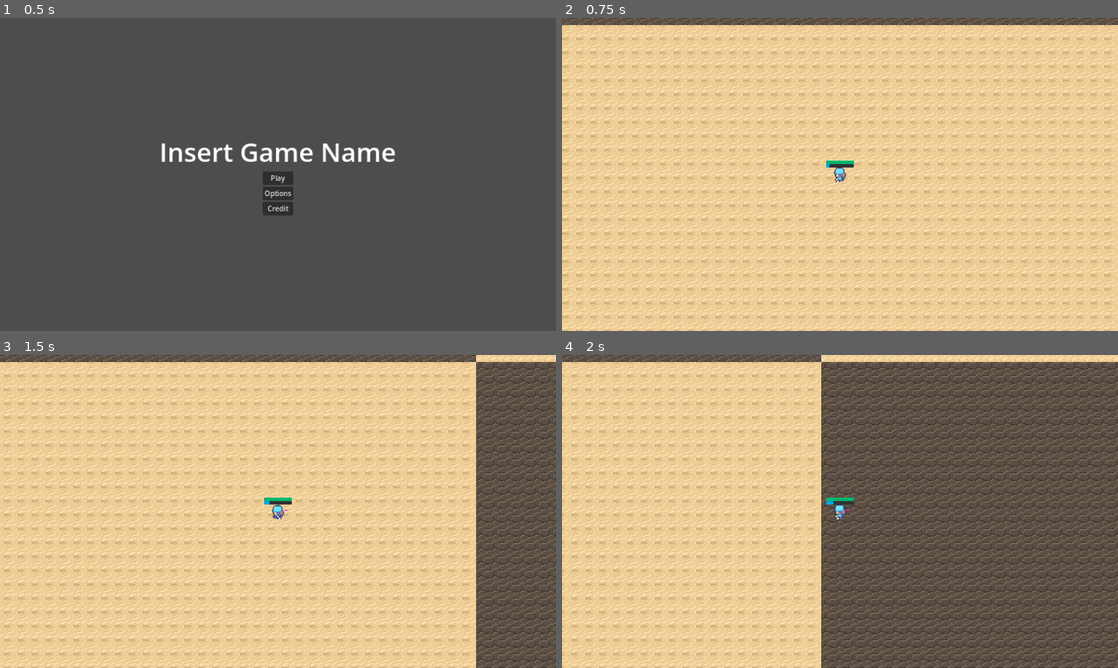
Above: before the commit, frames 1-4 (two rows, left to right).
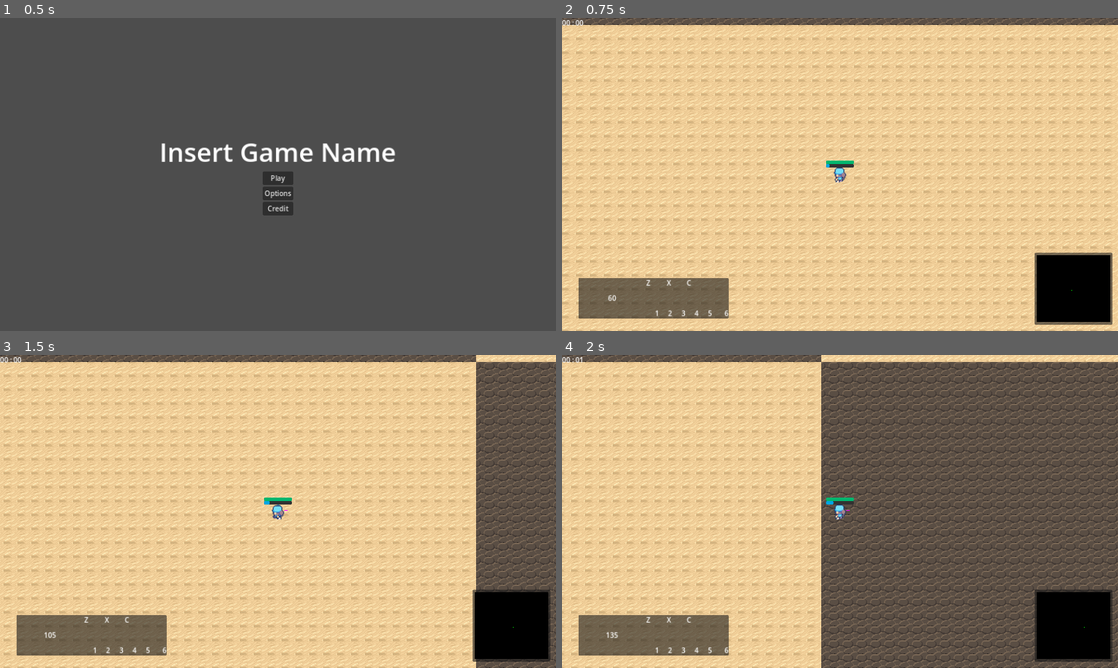
Above: after the commit, the same moments.

Repository: GDTV-Game-Jam-2024/GDTV
Game: Godot game, scene res://Scenes/main_menu.tscn
The game is run twice, just before and just after one commit, with the same random seed, the same clock (stepped at 60 frames per second) and the same inputs. The engine's default icon, where the game draws it, is replaced by a stand-in: a white triangle on a blue panel in a dark square.
Inputs (mouse positions are in pixels of both pictures, inside the frame that each line leads up to):
- Up to frame 1 (0.5 s): no input
- Up to frame 2 (0.75 s): click "Play" at 0.5 s
- Up to frame 3 (1.5 s): tap Enter at 1.25 s; move the mouse to (400, 495) at 1.27 s; hold Right (ui_right) from 1.28 s (still down); hold Mouse wheel down (scrollDOWN) from 1.28 s (still down)
- Up to frame 4 (2 s): keep holding Right (ui_right); keep holding Mouse wheel down (scrollDOWN)

Frame 1 is identical in both runs. In frame 2, 6.8% of the frame differs, in the area x 0-99%, y 0-98%; in frame 3, 6.7%; in frame 4, 6.7%.

Commit message:
UI part1
Made UI. Uploading without assets for now.

Diff:
--- /dev/null
+++ b/GameUITheme.tres
@@ -0,0 +1,7 @@
+[gd_resource type="Theme" format=3 uid="uid://cfmbgaapgrf6l"]
+
+[resource]
+MarginContainer/constants/margin_bottom = 5
+MarginContainer/constants/margin_left = 5
+MarginContainer/constants/margin_right = 5
+MarginContainer/constants/margin_top = 5
--- /dev/null
+++ b/Scenes/UI.tscn
@@ -0,0 +1,246 @@
+[gd_scene load_steps=3 format=3 uid="uid://duj4gsap5y34k"]
+
+[ext_resource type="Script" path="res://Scripts/UI.gd" id="1_cpoei"]
+[ext_resource type="Theme" uid="uid://cfmbgaapgrf6l" path="res://GameUITheme.tres" id="2_ji0e0"]
+
+[node name="UI" type="CanvasLayer"]
+script = ExtResource("1_cpoei")
+
+[node name="Control" type="Control" parent="."]
+layout_mode = 3
+anchors_preset = 15
+anchor_right = 1.0
+anchor_bottom = 1.0
+grow_horizontal = 2
+grow_vertical = 2
+mouse_filter = 2
+theme = ExtResource("2_ji0e0")
+
+[node name="Timer" type="Label" parent="Control"]
+layout_mode = 0
+offset_right = 40.0
+offset_bottom = 23.0
+text = "00:00"
+
+[node name="Minimap" type="PanelContainer" parent="Control"]
+layout_mode = 1
+anchors_preset = -1
+anchor_left = 0.85
+anchor_top = 0.75
+anchor_right = 0.99
+anchor_bottom = 0.98
+mouse_filter = 2
+
+[node name="MarginContainer" type="MarginContainer" parent="Control/Minimap"]
+layout_mode = 2
+mouse_filter = 2
+
+[node name="Map" type="ColorRect" parent="Control/Minimap/MarginContainer"]
+layout_mode = 2
+mouse_filter = 2
+color = Color(0, 0, 0, 1)
+
+[node name="WeaponBar" type="Control" parent="Control"]
+layout_mode = 1
+anchor_left = 0.03
+anchor_top = 0.83
+anchor_right = 0.3
+anchor_bottom = 0.96
+mouse_filter = 2
+
+[node name="PanelContainer" type="PanelContainer" parent="Control/WeaponBar"]
+layout_mode = 1
+anchors_preset = 15
+anchor_right = 1.0
+anchor_bottom = 1.0
+grow_horizontal = 2
+grow_vertical = 2
+
+[node name="Mana" type="TextureRect" parent="Control/WeaponBar"]
+layout_mode = 1
+anchors_preset = -1
+anchor_right = 0.45
+anchor_bottom = 1.0
+
+[node name="ManaText" type="Label" parent="Control/WeaponBar/Mana"]
+layout_mode = 1
+anchors_preset = 15
+anchor_right = 1.0
+anchor_bottom = 1.0
+grow_horizontal = 2
+grow_vertical = 2
+text = "200"
+horizontal_alignment = 1
+vertical_alignment = 1
+
+[node name="Weapons" type="TextureRect" parent="Control/WeaponBar"]
+layout_mode = 1
+anchors_preset = -1
+anchor_left = 0.45
+anchor_top = 0.5
+anchor_right = 1.0
+anchor_bottom = 1.0
+
+[node name="Weapon1" type="TextureRect" parent="Control/WeaponBar/Weapons"]
+layout_mode = 1
+anchors_preset = -1
+anchor_right = 0.16
+anchor_bottom = 1.0
+grow_horizontal = 2
+grow_vertical = 2
+
+[node name="Label" type="Label" parent="Control/WeaponBar/Weapons/Weapon1"]
+layout_mode = 1
+anchors_preset = 15
+anchor_right = 1.0
+anchor_bottom = 1.0
+grow_horizontal = 2
+grow_vertical = 2
+text = "1"
+horizontal_alignment = 2
+vertical_alignment = 2
+
+[node name="Weapon2" type="TextureRect" parent="Control/WeaponBar/Weapons"]
+layout_mode = 1
+anchors_preset = -1
+anchor_left = 0.16
+anchor_right = 0.32
+anchor_bottom = 1.0
+grow_horizontal = 2
+grow_vertical = 2
+
+[node name="Label" type="Label" parent="Control/WeaponBar/Weapons/Weapon2"]
+layout_mode = 1
+anchors_preset = 15
+anchor_right = 1.0
+anchor_bottom = 1.0
+grow_horizontal = 2
+grow_vertical = 2
+text = "2"
+horizontal_alignment = 2
+vertical_alignment = 2
+
+[node name="Weapon3" type="TextureRect" parent="Control/WeaponBar/Weapons"]
+layout_mode = 1
+anchors_preset = -1
+anchor_left = 0.32
+anchor_right = 0.48
+anchor_bottom = 1.0
+grow_horizontal = 2
+grow_vertical = 2
+
+[node name="Label" type="Label" parent="Control/WeaponBar/Weapons/Weapon3"]
+layout_mode = 1
+anchors_preset = 15
+anchor_right = 1.0
+anchor_bottom = 1.0
+grow_horizontal = 2
+grow_vertical = 2
+text = "3"
+horizontal_alignment = 2
+vertical_alignment = 2
+
+[node name="Weapon4" type="TextureRect" parent="Control/WeaponBar/Weapons"]
+layout_mode = 1
+anchors_preset = -1
+anchor_left = 0.48
+anchor_right = 0.64
+anchor_bottom = 1.0
+grow_horizontal = 2
+grow_vertical = 2
+
+[node name="Label" type="Label" parent="Control/WeaponBar/Weapons/Weapon4"]
+layout_mode = 1
+anchors_preset = 15
+anchor_right = 1.0
+anchor_bottom = 1.0
+grow_horizontal = 2
+grow_vertical = 2
+text = "4"
+horizontal_alignment = 2
+vertical_alignment = 2
+
+[node name="Weapon5" type="TextureRect" parent="Control/WeaponBar/Weapons"]
+layout_mode = 1
+anchors_preset = -1
+anchor_left = 0.64
+anchor_right = 0.8
+anchor_bottom = 1.0
+grow_horizontal = 2
+grow_vertical = 2
+
+[node name="Label" type="Label" parent="Control/WeaponBar/Weapons/Weapon5"]
+layout_mode = 1
+anchors_preset = 15
+anchor_right = 1.0
+anchor_bottom = 1.0
+grow_horizontal = 2
+grow_vertical = 2
+text = "5"
+horizontal_alignment = 2
+vertical_alignment = 2
+
+[node name="Weapon6" type="TextureRect" parent="Control/WeaponBar/Weapons"]
+layout_mode = 1
+anchors_preset = -1
+anchor_left = 0.8
+anchor_right = 1.0
+anchor_bottom = 1.0
+grow_horizontal = 2
+grow_vertical = 2
+
+[node name="Label" type="Label" parent="Control/WeaponBar/Weapons/Weapon6"]
+layout_mode = 1
+anchors_preset = 15
+anchor_right = 1.0
+anchor_bottom = 1.0
+grow_horizontal = 2
+grow_vertical = 2
+text = "6"
+horizontal_alignment = 2
+vertical_alignment = 2
+
+[node name="Traps" type="TextureRect" parent="Control/WeaponBar"]
+layout_mode = 1
+anchors_preset = -1
+anchor_left = 0.45
+anchor_right = 0.85
+anchor_bottom = 0.5
+
+[node name="Trap1" type="TextureRect" parent="Control/WeaponBar/Traps"]
+layout_mode = 1
+anchors_preset = -1
+anchor_right = 0.34
+anchor_bottom = 1.0
+
+[node name="Label" type="Label" parent="Control/WeaponBar/Traps/Trap1"]
+layout_mode = 0
+offset_right = 40.0
+offset_bottom = 23.0
+text = "Z"
+
+[node name="Trap2" type="TextureRect" parent="Control/WeaponBar/Traps"]
+layout_mode = 1
+anchors_preset = -1
+anchor_left = 0.34
+anchor_right = 0.67
+anchor_bottom = 1.0
+
+[node name="Label" type="Label" parent="Control/WeaponBar/Traps/Trap2"]
+layout_mode = 0
+offset_right = 40.0
+offset_bottom = 23.0
+text = "X"
+
+[node name="Trap3" type="TextureRect" parent="Control/WeaponBar/Traps"]
+layout_mode = 1
+anchors_preset = -1
+anchor_left = 0.67
+anchor_right = 1.0
+anchor_bottom = 1.0
+
+[node name="Label" type="Label" parent="Control/WeaponBar/Traps/Trap3"]
+layout_mode = 0
+offset_right = 40.0
+offset_bottom = 23.0
+text = "C"
--- a/Scenes/game.gd
+++ b/Scenes/game.gd
@@ -6,9 +6,10 @@
 @export var isRunning : bool = true  # whether game is running or paused
 
 
-@onready var projectileManager : Node2D = $ProjectileManager
-@onready var creatureManager : Node2D = $CreatureManager
-@onready var player : CharacterBody2D = $player
+@onready var projectileManager : Node2D = $ProjectileManager as Node2D
+@onready var creatureManager : Node2D = $CreatureManager as Node2D
+@onready var player : CharacterBody2D = $player as CharacterBody2D
+@onready var ui : UI = $UI as UI
 
 var spawner : PackedScene = load("res://Scenes/spawn_portal.tscn")
 var currentMana : int = 0
@@ -20,6 +21,8 @@
 	player.connect("projectile_shot", _on_projectile_shot)
 	player.connect("mana_changed", _on_mana_changed)
 	player.connect("no_mana", _on_no_mana)
+	ui.set_minimap_dimension(24, 13.5)
+	ui.add_unit_to_minimap(player, UI.ENTITIES.PLAYER)
 
 
 # Called every frame. 'delta' is the elapsed time since the previous frame.
@@ -56,6 +59,7 @@
 
 func _on_enemy_created(enemy : NPC) -> void:
 	creatureManager.add_child(enemy)
+	ui.add_unit_to_minimap(enemy, ui.ENTITIES.ENEMY)
 	enemy.connect("projectile_shot", _on_npc_projectile_shot)
 
 
@@ -70,7 +74,9 @@
 
 
 func _on_mana_changed(newMana : int) -> void:
-	currentMana = newMana # Change mana in ui
+	currentMana = newMana
+	# Change mana in ui
+	ui.set_mana(newMana)
 
 
 func _on_no_mana() -> void:
--- a/Scenes/game.tscn
+++ b/Scenes/game.tscn
@@ -1,8 +1,9 @@
-[gd_scene load_steps=7 format=3 uid="uid://dlrbxtqn0y3jm"]
+[gd_scene load_steps=8 format=3 uid="uid://dlrbxtqn0y3jm"]
 
 [ext_resource type="Script" path="res://Scenes/game.gd" id="1_3w7sm"]
 [ext_resource type="PackedScene" uid="uid://cek5sqgdxjiga" path="res://Scenes/player.tscn" id="2_ul243"]
 [ext_resource type="Texture2D" uid="uid://c53h581wb5u0x" path="res://Sprites/Desert Tileset.png" id="3_apitf"]
+[ext_resource type="PackedScene" uid="uid://duj4gsap5y34k" path="res://Scenes/UI.tscn" id="4_5qynv"]
 
 [sub_resource type="TileSetAtlasSource" id="TileSetAtlasSource_6ff2i"]
 texture = ExtResource("3_apitf")
@@ -375,3 +376,5 @@
 [node name="ProjectileManager" type="Node2D" parent="."]
 
 [node name="CreatureManager" type="Node2D" parent="."]
+
+[node name="UI" parent="." instance=ExtResource("4_5qynv")]
--- /dev/null
+++ b/Scripts/UI.gd
@@ -0,0 +1,64 @@
+class_name UI
+extends CanvasLayer
+
+@onready var minimap : ColorRect = $Control/Minimap/MarginContainer/Map as ColorRect
+@onready var manaText : Label = $Control/WeaponBar/Mana/ManaText as Label
+@onready var weapon1 : TextureRect = $Control/WeaponBar/Weapons/Weapon1 as TextureRect
+@onready var weapon2 : TextureRect = $Control/WeaponBar/Weapons/Weapon1 as TextureRect
+@onready var weapon3 : TextureRect = $Control/WeaponBar/Weapons/Weapon1 as TextureRect
+@onready var weapon4 : TextureRect = $Control/WeaponBar/Weapons/Weapon1 as TextureRect
+@onready var weapon5 : TextureRect = $Control/WeaponBar/Weapons/Weapon1 as TextureRect
+@onready var weapon6 : TextureRect = $Control/WeaponBar/Weapons/Weapon1 as TextureRect
+@onready var timeLabel : Label = $Control/Timer as Label
+
+var time : float = 0
+var minutes : int = 0
+var seconds : int = 0
+var minimapSize : Vector2 = Vector2(1.0, 1.0)
+var minimapUnits : Dictionary = {}
+enum ENTITIES {PLAYER, ENEMY, PICKUP, SPAWNER}
+
+
+func _physics_process(delta : float):
+	time += delta
+	minutes = fmod(time, 3600) / 60
+	seconds = fmod(time, 60)
+	timeLabel.text = "%02d : %02d" % [minutes, seconds]
+
+
+func _process(delta : float) -> void:
+	for unit in minimapUnits:
+		var markerPosition : Vector2 = unit.position * minimapSize
+		minimapUnits[unit].position = markerPosition
+
+
+func set_mana(value : int) -> void:
+	manaText.text = str(value)
+
+
+func set_minimap_dimension(valueX : float, valueY : float) -> void:
+	var x : float = 1.0 / valueX
+	var y : float = 1.0 / valueY
+	minimapSize = Vector2(x, y)
+
+
+func add_unit_to_minimap(unit : CharacterBody2D, type : ENTITIES) -> void:
+	minimapUnits[unit] = type
+	var marker : ColorRect = ColorRect.new()
+	match type:
+		ENTITIES.PLAYER:
+			marker.color = Color.GREEN
+		ENTITIES.ENEMY:
+			marker.color = Color.RED
+		ENTITIES.PICKUP:
+			marker.color = Color.WHITE_SMOKE
+		ENTITIES.SPAWNER:
+			marker.color = Color.PURPLE
+	minimap.add_child(marker)
+	marker.size = Vector2(2, 2)
+	minimapUnits[unit] = marker
+
+
+func remove_unit_from_minimap(unit : CharacterBody2D) -> void:
+	minimapUnits[unit].queue_free()
+	minimapUnits.erase(unit)
